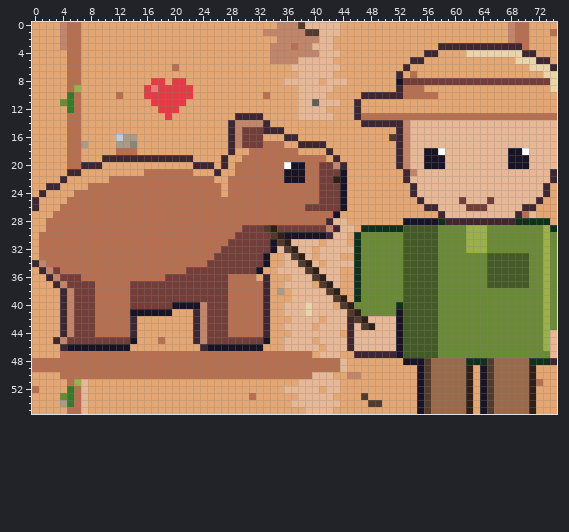
Two versions of one pixel-art file, art/cards/card-capybara-help.aseprite. Above: the version before the commit.
75x56 pixels, 1 frame.
And afterwards:
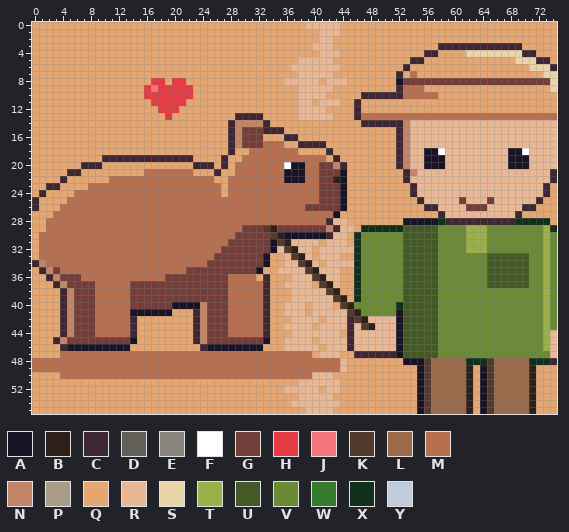
Palette (. is transparent): A #181425  B #2e2019  C #3e2731  D #625e58  E #8a857c  F #ffffff  G #733e39  H #e43b44  J #f6757a  K #523a2c  L #9a6a4a  M #b86f50  N #c28569  P #a99c86  Q #e4a672  R #e8b796  S #ead4aa  T #9cb04a  U #445a26  V #6b8a35  W #357a2f  X #11301c  Y #c0cbdc
Difference:
@@ x 0..74 @@
- 0 QQQQNMMQQQQQQQQQQQQQQQQQQQQQQQQQQQQNNNKRRRRRQQQQQQQQQQQQQQQQQQQQQQQQNMMQQQQ
- 1 QQQQNMMQQQQQQQQQQQQQQQQQQQQQQQQQQNNNNNNKKRRRQQQQQQQQQQQQQQQQQQQQQQQQNMMQQQM
- 2 QQQQNMMQQQQQQQQQQQQQQQQQQQQQQQQQQQQNNNNNNRRQQQQQQQQQQQQQQQQQQQQQQQQQNMMQQQQ
- 3 QQQQNMMQQQQQQQQQQQQQQQQQQQQQQQQQQQNNNMNNRRRQQQQQQQQQQQQQQQCCCCCCCCCCCCMQQQQ
- 4 QQQQQMMQQQQQQQQQQQQQQQQQQQQQQQQQQQNNNNNNNRRRQQQQQQQQQQQQCCQQQQSSSSSSSSCCQQQ
- 5 QQQQQMMQQQQQQQQQQQQQQQQQQQQQQQQQQQNNNNRRRRRQQQQQQQQQQQCCQQQQQQQQQQQQQSSSCCQ
- 6 QQQQQMMQQQQQQQQQQQQQMQQQQQQQQQQQQQQQQRRRRRRRQQQQQQQQQCQQQQQQQQQQQQQQQQQSSSC
- 7 QQQQQMMQQQQQQQQQQQQQQQQQQQQQQQQQQQQQQQRRRRRQQQQQQQQQCQMQQQQQQQQQQQQQQQQQQSS
- 8 QQQQQMMQQQQQQQQQQHHQHHQQQQQQQQQQQQQQRRRRRQRRRQQQQQQQAGGGGGGGGGGGGGGGGGGGGGS
- 9 QQQQQMTQQQQQQQQQHJHHHHHQQQQQQQQQQQQQQQRRRRRQQQQQQQQQCMMMQQQQQQQQQQQQQQQQQQS
-10 QQQQQWMQQQQQMQQQHHHHHHHQQQQQQQQQQMQQQQRRRRQQQQQCCCCCCMMMMMQQQQQQQQQQQQQQQQQ
-11 QQQQVWMQQQQQQQQQQHHHHHQQQQQQQQQQQQQQQQRRDRRRQQCQQQQQQQQQQQQQQQQQQQQQQQQQQQQ
-12 QQQQQWMQQQQQQQQQQQHHHQQQQQQQQQQQQQQQQQRRRRQQQQCQQQQQQQQQQQQQQQQQQQQQQQQQQQQ
-13 QQQQQMMQQQQQQQQQQQQHQQQQQQQQQCCCCQQQQQRRRRRQQQCMMMMMMMMMMMMMMMMMMMMMMMMMMMM
-14 QQQQQMMQQQQQQQQQQQQQQQQQQQQQCNNNNCQQQQQQQQQQQQQCCCCCCNRRRRRRRRRRRRRRRRRRRRR
-15 QQQQQMMQQQQQQQQQQQQQQQQQQQQQCNGGGCCCQQQQQQQQQQQQQQQQCNRRRRRRRRRRRRRRRRRRRRR
-16 QQQQQMMQQQQQYPPQQQQQQQQQQQQQCNGGGQQQCCQQQQQQQQQQQQQKCNRRRRRRRRRRRRRRRRRRRRR
-17 QQQQQMMPQQQQPPEQQQQQQQQQQQQQCNGGGMMMQQCCCCQQQQQQQQQQCNRRRRRRRRRRRRRRRRRRRRR
-18 QQQQQMMQQQQQMMMQQQQQQQQQQQQQCQQMMMMMMMQQQQCQQQQQQQQQCNRRAAFRRRRRRRRRAAFRRRR
-19 QQQQQMMQQQCCCCCCCCCCCCCQQQQCQQMMMMMMMMMMMMQCQQQQQQQQCNRRAAARRRRRRRRRAAARRRR
-20 QQQQQMMCCCQQQQQQQQQQQQQCCCQCQMMMMMMMFAAMMGGNCQQQQQQQCNRRAAARRRRRRRRRAAARRRR
+ 0 QQQQQQQQQQQQQQQQQQQQQQQQQQQQQQQQQQQQQQQRRRRRQQQQQQQQQQQQQQQQQQQQQQQQQQQQQQQ
+ 1 QQQQQQQQQQQQQQQQQQQQQQQQQQQQQQQQQQQQQQQQQRRRQQQQQQQQQQQQQQQQQQQQQQQQQQQQQQQ
+ 2 QQQQQQQQQQQQQQQQQQQQQQQQQQQQQQQQQQQQQQQQQRRQQQQQQQQQQQQQQQQQQQQQQQQQQQQQQQQ
+ 3 QQQQQQQQQQQQQQQQQQQQQQQQQQQQQQQQQQQQQQQQRRRQQQQQQQQQQQQQQQCCCCCCCCCCCCQQQQQ
+ 4 QQQQQQQQQQQQQQQQQQQQQQQQQQQQQQQQQQQQQQQQQRRRQQQQQQQQQQQQCCQQQQSSSSSSSSCCQQQ
+ 5 QQQQQQQQQQQQQQQQQQQQQQQQQQQQQQQQQQQQQQRRRRRQQQQQQQQQQQCCQQQQQQQQQQQQQSSSCCQ
+ 6 QQQQQQQQQQQQQQQQQQQQQQQQQQQQQQQQQQQQQRRRRRRRQQQQQQQQQCQQQQQQQQQQQQQQQQQSSSC
+ 7 QQQQQQQQQQQQQQQQQQQQQQQQQQQQQQQQQQQQQQRRRRRQQQQQQQQQCQMQQQQQQQQQQQQQQQQQQSS
+ 8 QQQQQQQQQQQQQQQQQHHQHHQQQQQQQQQQQQQQRRRRRQRRRQQQQQQQAGGGGGGGGGGGGGGGGGGGGGS
+ 9 QQQQQQQQQQQQQQQQHJHHHHHQQQQQQQQQQQQQQQRRRRRQQQQQQQQQCMMMQQQQQQQQQQQQQQQQQQS
+10 QQQQQQQQQQQQQQQQHHHHHHHQQQQQQQQQQQQQQQRRRRQQQQQCCCCCCMMMMMQQQQQQQQQQQQQQQQQ
+11 QQQQQQQQQQQQQQQQQHHHHHQQQQQQQQQQQQQQQQRRQRRRQQCQQQQQQQQQQQQQQQQQQQQQQQQQQQQ
+12 QQQQQQQQQQQQQQQQQQHHHQQQQQQQQQQQQQQQQQRRRRQQQQCQQQQQQQQQQQQQQQQQQQQQQQQQQQQ
+13 QQQQQQQQQQQQQQQQQQQHQQQQQQQQQCCCCQQQQQRRRRRQQQCMMMMMMMMMMMMMMMMMMMMMMMMMMMM
+14 QQQQQQQQQQQQQQQQQQQQQQQQQQQQCNNNNCQQQQQQQQQQQQQCCCCCCNRRRRRRRRRRRRRRRRRRRRR
+15 QQQQQQQQQQQQQQQQQQQQQQQQQQQQCNGGGCCCQQQQQQQQQQQQQQQQCNRRRRRRRRRRRRRRRRRRRRR
+16 QQQQQQQQQQQQQQQQQQQQQQQQQQQQCNGGGQQQCCQQQQQQQQQQQQQQCNRRRRRRRRRRRRRRRRRRRRR
+17 QQQQQQQQQQQQQQQQQQQQQQQQQQQQCNGGGMMMQQCCCCQQQQQQQQQQCNRRRRRRRRRRRRRRRRRRRRR
+18 QQQQQQQQQQQQQQQQQQQQQQQQQQQQCQQMMMMMMMQQQQCQQQQQQQQQCNRRAAFRRRRRRRRRAAFRRRR
+19 QQQQQQQQQQCCCCCCCCCCCCCQQQQCQQMMMMMMMMMMMMQCQQQQQQQQCNRRAAARRRRRRRRRAAARRRR
+20 QQQQQQQCCCQQQQQQQQQQQQQCCCQCQMMMMMMMFAAMMGGNCQQQQQQQCNRRAAARRRRRRRRRAAARRRR
 21 QQQQQCCQQQQQQQQQMMMMMMMQQQCQQMMMMMMMAAAMMGGGAQQQQQQQQCNRRRRRRRRRRRRRRRRRRRC
@@ x 68..73 @@
 26 RRCCQQ
-27 RCMRQQ
+27 RCQQQQ
 28 CXXXXX
@@ x 33..41 @@
 37 CQQRRRRQK
-38 CQPQRRRRR
+38 CQQQRRRRR
 39 CQQQRRRRR
-40 CQQRRRSRR
-41 CQQRRRSRR
+40 CQQRRRQRR
+41 CQQRRRQRR
 42 CQQQRRRRQ
@@ x 16..20 @@
 44 QQQQQ
-45 QQMQQ
+45 QQQQQ
 46 QQQQQ
@@ x 0..74 @@
 49 MMMMMMMMMMMMMMMMMMMMMMMMMMMMMMMMMMMMMMMMMMMMRQQQQQQQQQQAKLLLLLBQAKLLLLLBQQQ
-50 QQQQMMMMMMMMMMMMMMMMMMMMMMMMMMMMMMMMMMMMRRRQQNNQQQQQQQQAKLLLLLBQAKLLLLLBQQQ
-51 QQQQQMTRQQQQQQQQQQQQQQQQQQQQQQQQQQQQQQRRRRRRQQQQQQQQQQQAKLLLLLBQAKLLLLLBMQQ
-52 MQQQQWMRQQQQQQQQQQQQQQQQQQQQQQQQQQQQRRRRRQRRQQQQQQQQQQQAKLLLLLBQAKLLLLLBQQQ
-53 QQQQVWMRQQQQQQQQQQQQQQQQQQQQQQQMQQQQQQRRRRRQQQQKQQQQQQQAKLLLLLBQAKLLLLLBQQQ
-54 QQQQPWMRQQQQQQQQQQQQQQQQQQQQQQQQQQQQQRRRRRRRQQQQKKQQQQQAKLLLLLBQAKLLLLLBQQQ
-55 QQQQQMMRQQQQQQQQQQQQQQQQQQQQQQQQQQQQQQQRRRRQQQQQQQQQQQQAKLLLLLBQAKLLLLLBQQQ
+50 QQQQMMMMMMMMMMMMMMMMMMMMMMMMMMMMMMMMMMMMRRRQQQQQQQQQQQQAKLLLLLBQAKLLLLLBQQQ
+51 QQQQQQQQQQQQQQQQQQQQQQQQQQQQQQQQQQQQQQRRRRRRQQQQQQQQQQQAKLLLLLBQAKLLLLLBQQQ
+52 QQQQQQQQQQQQQQQQQQQQQQQQQQQQQQQQQQQQRRRRRQRRQQQQQQQQQQQAKLLLLLBQAKLLLLLBQQQ
+53 QQQQQQQQQQQQQQQQQQQQQQQQQQQQQQQQQQQQQQRRRRRQQQQQQQQQQQQAKLLLLLBQAKLLLLLBQQQ
+54 QQQQQQQQQQQQQQQQQQQQQQQQQQQQQQQQQQQQQRRRRRRRQQQQQQQQQQQAKLLLLLBQAKLLLLLBQQQ
+55 QQQQQQQQQQQQQQQQQQQQQQQQQQQQQQQQQQQQQQQRRRRQQQQQQQQQQQQAKLLLLLBQAKLLLLLBQQQ
